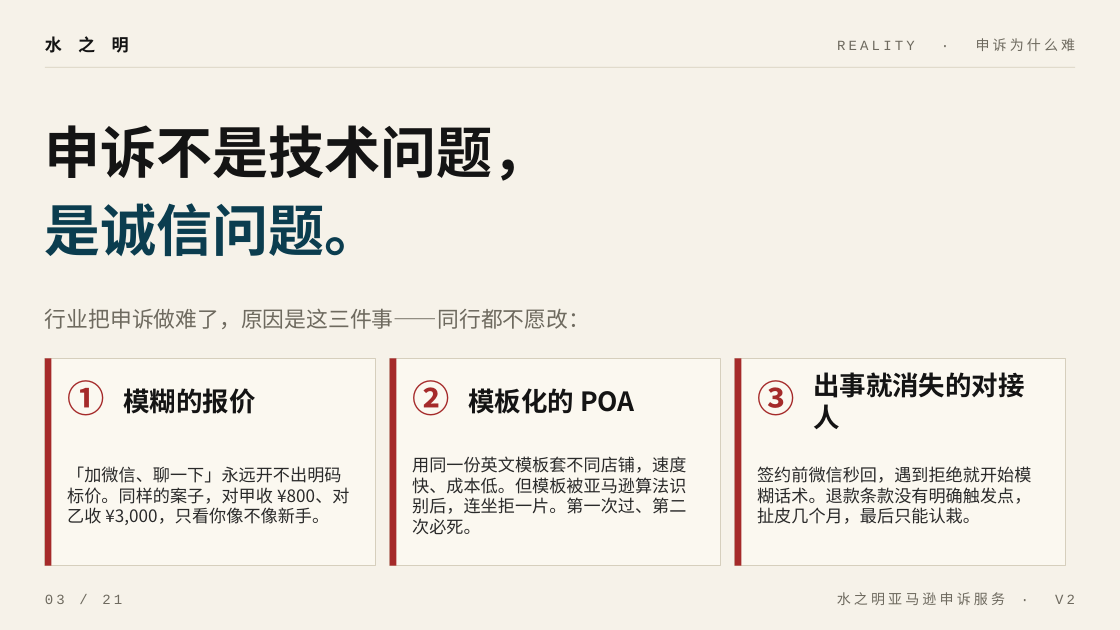
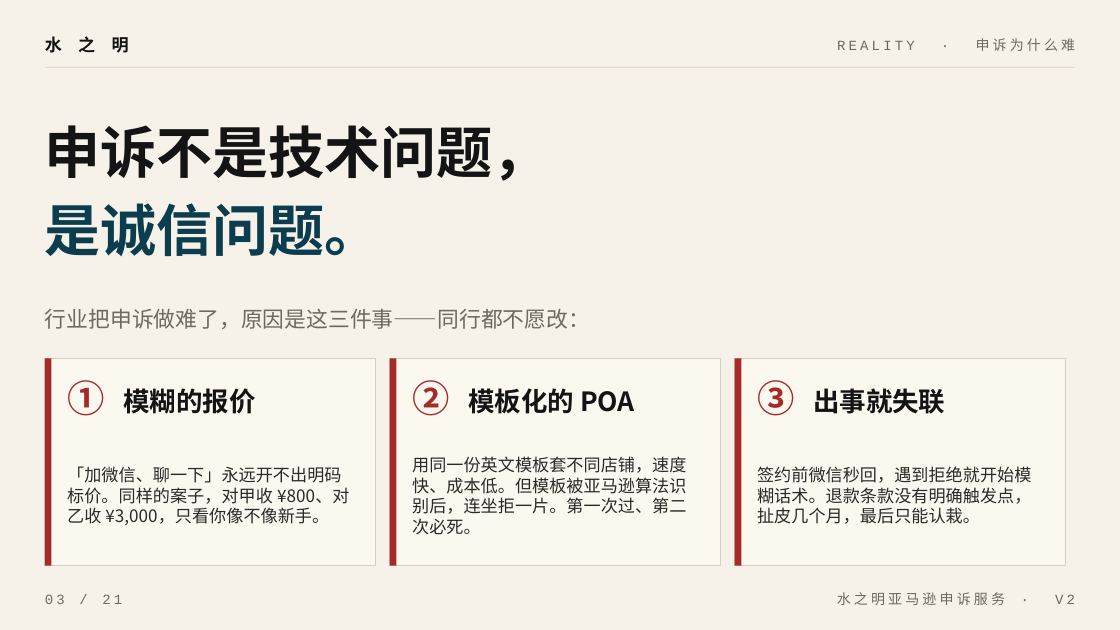
Before and after one commit to chenfei125/shuizhiming-site1, a slide deck: slide 3 of 水之明销售介绍.pptx. Drawn at 1120x630 pixels with LibreOffice and Linux fonts; fonts in the diff are those of the drawing. Boxes give left, top, right and bottom in pixels: in the first picture for what was removed or moved away, otherwise in the second. Text is boxed around its words. In the diff, an @@ line names an element or a change of style, - is before the commit and + after.

```diff
--- a/水之明销售介绍.pptx
+++ b/水之明销售介绍.pptx
@@ text at [813, 388, 945, 414]: text changed @@
-出事就消失的对接人
+出事就失联
```
Also in this commit, not shown: 9 other slides changed, 1 other file.
